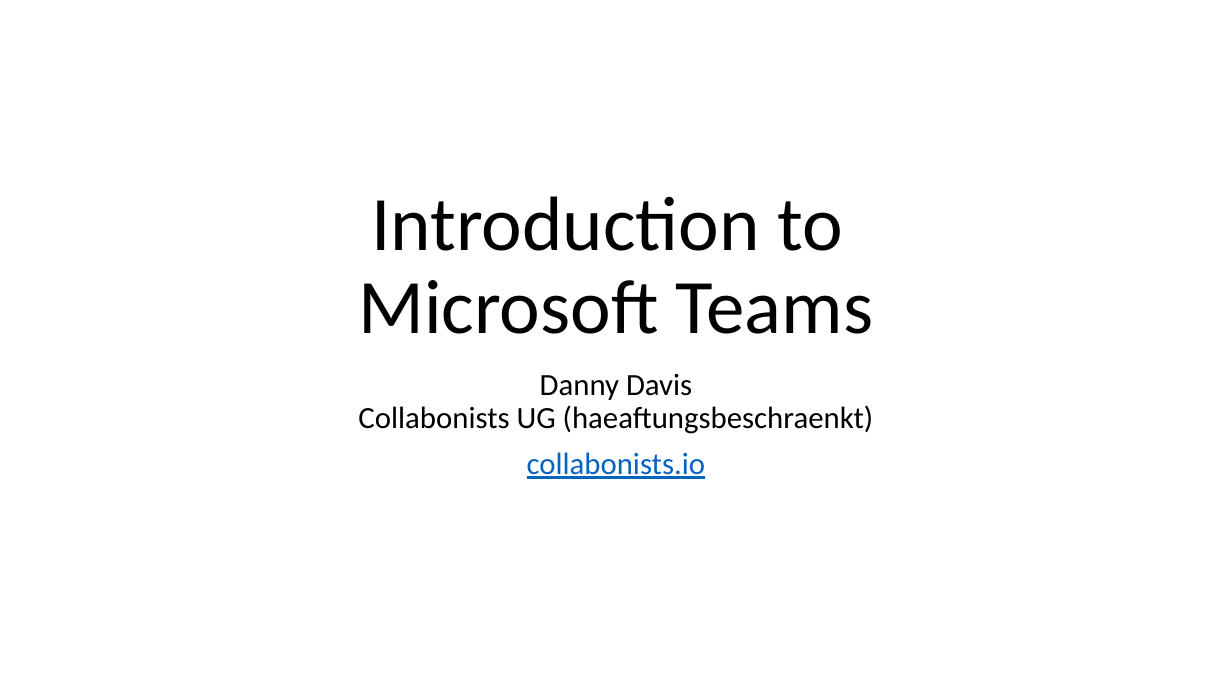
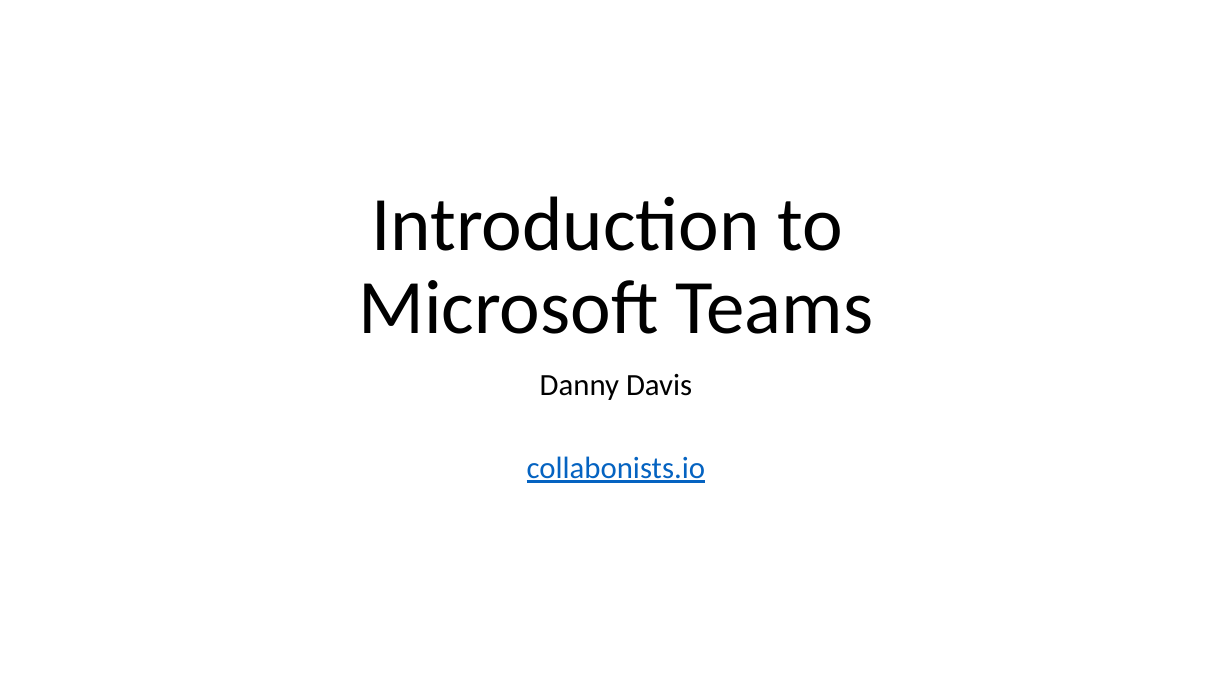
Before and after one commit to pkothree/OfficeCamp2019, a slide deck: slide 1 of Teams/Teams_2019.pptx. Drawn at 1232x693 pixels with LibreOffice and Linux fonts; fonts in the diff are those of the drawing. Boxes give left, top, right and bottom in pixels: in the first picture for what was removed or moved away, otherwise in the second. Text is boxed around its words. In the diff, an @@ line names an element or a change of style, - is before the commit and + after.

```diff
--- a/Teams/Teams_2019.pptx
+++ b/Teams/Teams_2019.pptx
@@ subtitle at (540,374,692,400): text changed @@
-Danny Davis
-Collabonists UG (haeaftungsbeschraenkt)
+Danny Davis
```
Also in this commit, not shown: 43 other slides changed, 2 other files.
